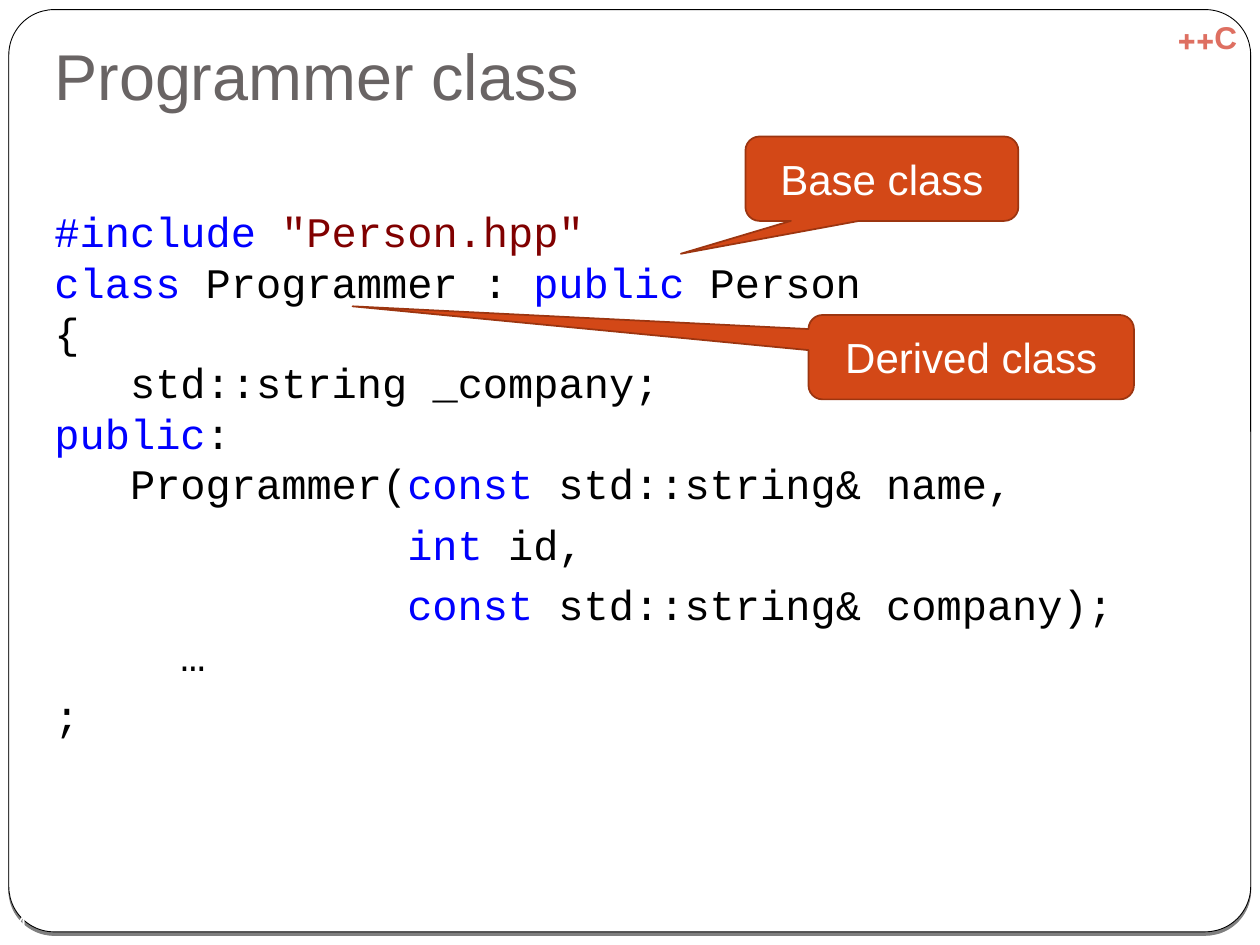
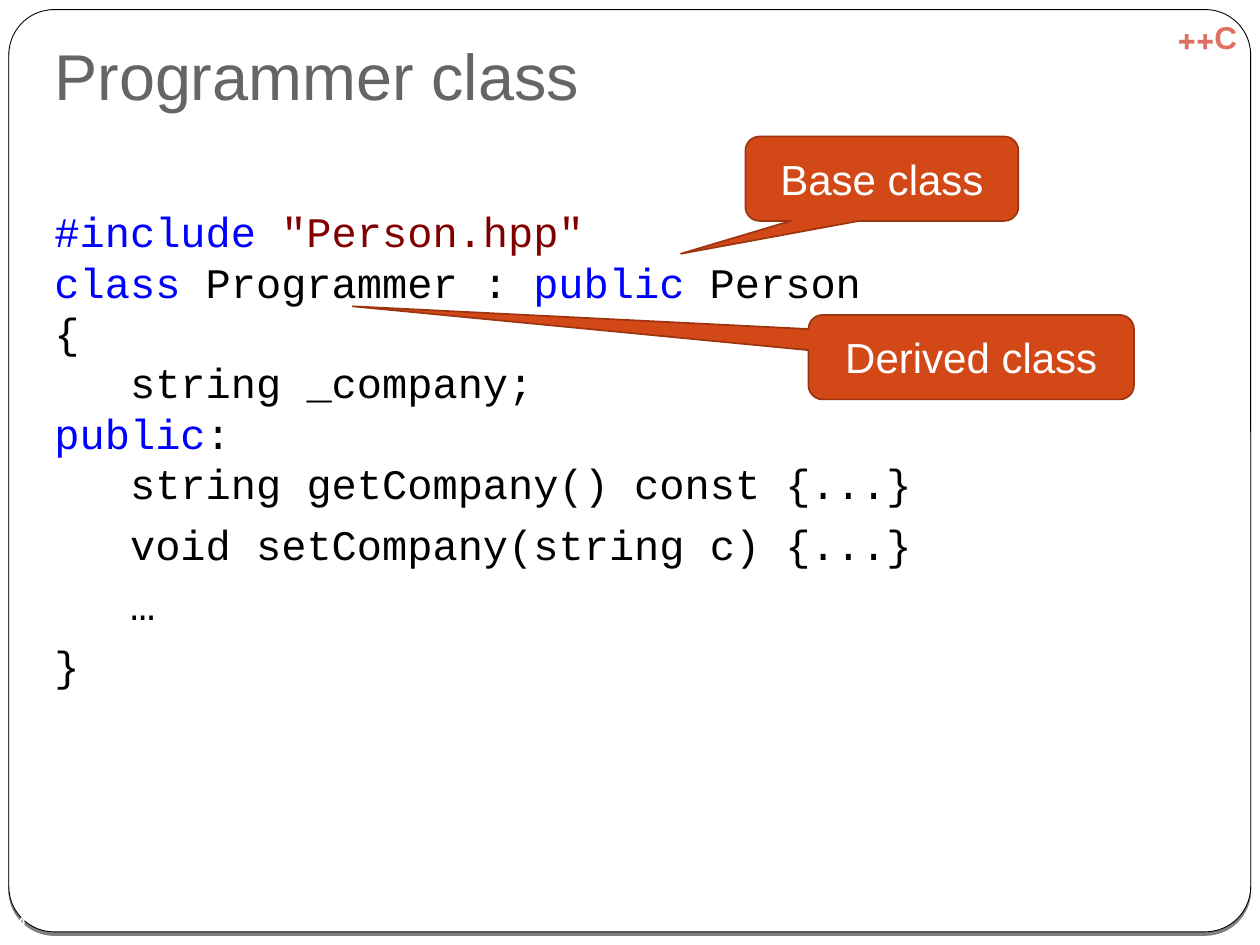
Before and after one commit to cpp-at-ariel/cpp-5779, a slide deck: slide 4 of 06-inheritance/slides-inheritance.odp. Drawn at 1260x945 pixels with LibreOffice and Linux fonts; fonts in the diff are those of the drawing. Boxes give left, top, right and bottom in pixels: in the first picture for what was removed or moved away, otherwise in the second. Text is boxed around its words. In the diff, an @@ line names an element or a change of style, - is before the commit and + after.

```diff
--- a/06-inheritance/slides-inheritance.odp
+++ b/06-inheritance/slides-inheritance.odp
@@ text at (x1=54, y1=217, x2=861, y2=569): text changed @@
-#include "Person.hpp"
-class Programmer : public Person
-{
-std::string _company;
-public:
-Programmer(const std::string& name,
-int id,
-const std::string& company);
-…
-;
+#include "Person.hpp"
+class Programmer : public Person
+{
+string _company;
+public:
+string getCompany() const {...}
+void setCompany(string c) {...}
+…
+}
```
Also in this commit, not shown: 10 other slides changed, 8 slides removed, 3 other files.
